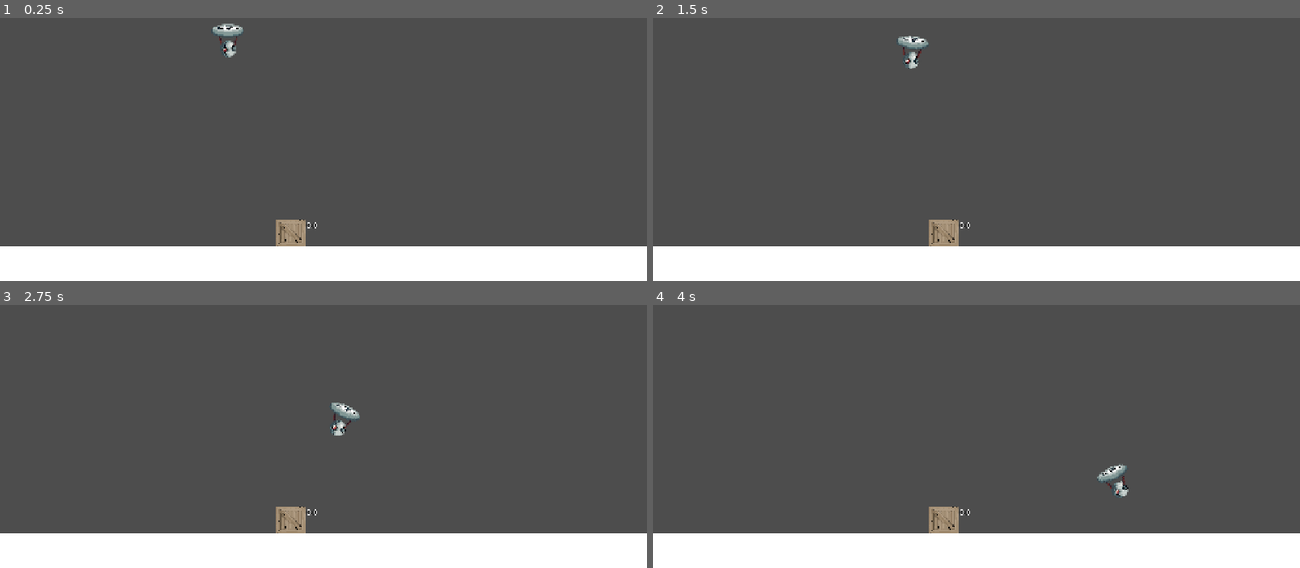
Above: before the commit, frames 1-4 (two rows, left to right).
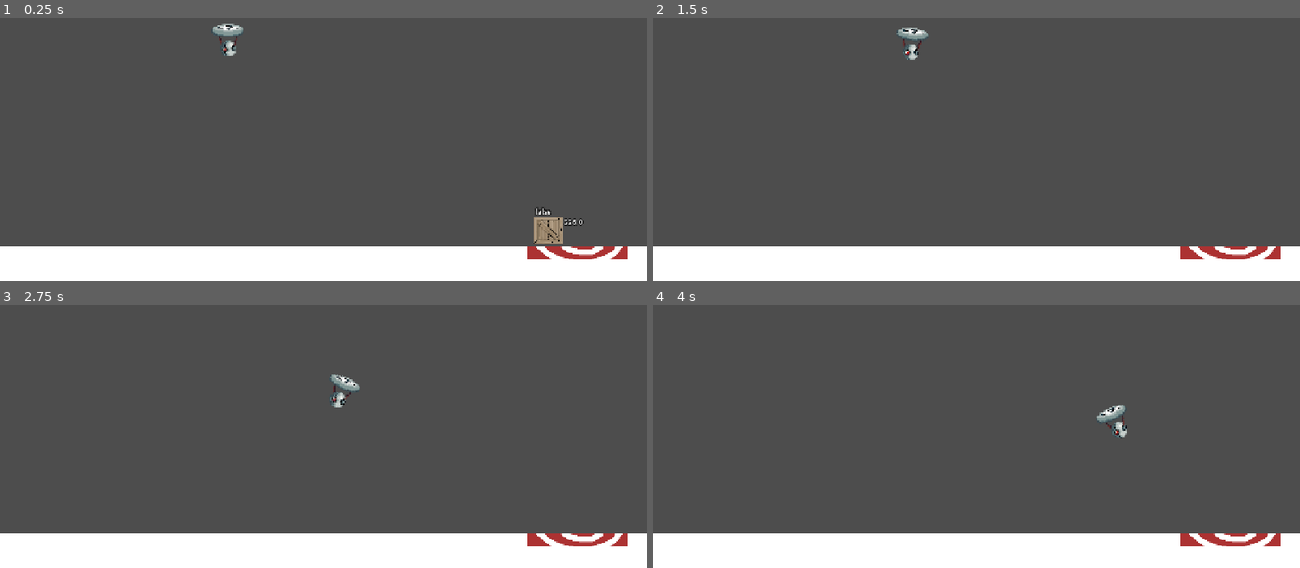
Above: after the commit, the same moments.

Repository: KurzweilTV/WinterJam2024
Game: Godot game, scene res://scenes/prototype/test_map.tscn
Two runs of this game, one before a commit and one after it. Both use one fixed random seed, a clock stepped at 60 frames per second and the inputs below.
Inputs:
- Up to frame 1 (0.25 s): no input
- Up to frame 2 (1.5 s): hold D (move_right) 0.53-1.28 s; hold Space (drop) 0.53-1.28 s; hold S (move_down) from 1.28 s (still down); tap Space (drop) at 1.35 s
- Up to frame 3 (2.75 s): release S (move_down) at 2.03 s; hold D (move_right) from 2.03 s (still down); hold Space (drop) from 2.03 s (still down)
- Up to frame 4 (4 s): release D (move_right) at 2.78 s; release Space (drop) at 2.78 s; hold W (move_up) 2.78-3.53 s; tap Space (drop) at 2.85 s; hold A (move_left) from 3.53 s (still down); hold Space (drop) from 3.53 s (still down)

The runs differ from the first frame. In frame 1, 1.6% of the frame differs, in the area x 33-97%, y 2-92%; in frame 2, 1.4%; in frame 3, 1.5%; in frame 4, 1.5%.
Error after the commit: Invalid access to property or key 'can_score' on a base object of type 'previously freed'. (res://actors/target/target.gd:20)

Commit message:
first pass of target scoring

Diff:
--- a/actors/package/package.gd
+++ b/actors/package/package.gd
@@ -1,15 +1,13 @@
 class_name Package
 extends RigidBody2D
 
-@export var weight: float = 10.0
 @onready var speedo: Label = $Label
 
 var impact_threshold = 200.0  # Minimum speed for collision
 var is_colliding = false
 var pre_impact_velocity: float = 0.0  # Velocity just before the collision
-
-func _ready() -> void:
-	mass = weight
+var can_score: bool = true
+var is_carried: bool = false
 
 func _physics_process(_delta: float) -> void:
 	speedo.text = str(round(linear_velocity.length()))  # Debug: Current speed
@@ -17,6 +15,11 @@
 	# Track the last significant velocity before collision
 	if linear_velocity.length() > 0.1:  # Ignore extremely small velocities
 		pre_impact_velocity = linear_velocity.length()
+		can_score = false
+		$CanScore.text = str(can_score)
+	else:
+		can_score = true
+		$CanScore.text = str(can_score)
 
 func _on_body_entered(body) -> void:
 	if pre_impact_velocity > impact_threshold and !is_colliding:
@@ -29,3 +32,6 @@
 func _handle_collision(collider: Object) -> void:
 	print("Handling collision with: ", collider)
 	# Add collision logic here
+
+func set_carry(carried):
+	is_carried = carried
--- a/actors/package/package.tscn
+++ b/actors/package/package.tscn
@@ -33,6 +33,15 @@
 text = "Velocity"
 label_settings = SubResource("LabelSettings_nwj4g")
 
+[node name="CanScore" type="Label" parent="."]
+texture_filter = 1
+offset_left = -26.0
+offset_top = -47.0
+offset_right = 60.0
+offset_bottom = -21.0
+text = "CanScore"
+label_settings = SubResource("LabelSettings_nwj4g")
+
 [node name="ImpactDetector" type="Area2D" parent="."]
 collision_layer = 0
 collision_mask = 3
--- a/actors/player/prototype/player.gd
+++ b/actors/player/prototype/player.gd
@@ -2,13 +2,18 @@
 
 @export var acceleration: float = 140.0
 @export var drag: float = 2.0
-@export var sink_force: float = 20.0
 @export var wind_force: Vector2 = Vector2.ZERO
 @export var max_tilt_degrees: float = 25.0
 @export var tilt_speed: float = 0.3
 
 var package: RigidBody2D = null
 var joint: DampedSpringJoint2D = null
+var base_sink_force: float = 5.0
+var sink_force: float = base_sink_force
+var carried_mass: float = 0.0 :
+	set(value):
+		carried_mass = value
+		sink_force = base_sink_force * value
 
 func _physics_process(delta: float) -> void:
 	var input_dir = Vector2.ZERO
@@ -61,9 +66,12 @@
 	joint.length = 10.0  # Adjust rope length
 	joint.stiffness = 100.0  # Adjust stiffness
 	joint.damping = 2.0  # Adjust damping
+	carried_mass = package.mass
+	package.set_carry(true)
 
 func release_package() -> void:
-	# Detach the package
+	package.set_carry(false)
+	carried_mass = 0.0
 	if joint:
 		remove_child(joint)
 		joint.queue_free()
@@ -76,5 +84,5 @@
 	if package == null and body is Package:
 		grab_package(body)
 
-func _on_pickup_range_body_exited(body: Node2D) -> void:
+func _on_pickup_range_body_exited(_body: Node2D) -> void:
 	pass
--- a/actors/player/prototype/player.tscn
+++ b/actors/player/prototype/player.tscn
@@ -1,13 +1,14 @@
-[gd_scene load_steps=5 format=3 uid="uid://chxud6mic8u42"]
+[gd_scene load_steps=6 format=3 uid="uid://chxud6mic8u42"]
 
 [ext_resource type="Script" uid="uid://c2kfpoya8wn6u" path="res://actors/player/prototype/player.gd" id="1_bsrf5"]
 [ext_resource type="Texture2D" uid="uid://d313riuowyjfw" path="res://actors/player/prototype/protoDrone.png" id="1_pgm85"]
+[ext_resource type="Texture2D" uid="uid://tu8jw5l4xabw" path="res://actors/player/prototype/ShitRope.png" id="3_x5yr3"]
 
 [sub_resource type="RectangleShape2D" id="RectangleShape2D_bsrf5"]
 size = Vector2(36, 64)
 
 [sub_resource type="RectangleShape2D" id="RectangleShape2D_x5yr3"]
-size = Vector2(36, 64)
+size = Vector2(36, 108)
 
 [node name="Player" type="CharacterBody2D"]
 texture_filter = 1
@@ -26,12 +27,19 @@
 [node name="Rope" type="Line2D" parent="."]
 physics_interpolation_mode = 1
 z_index = -1
+texture_filter = 1
+width = 5.0
+texture = ExtResource("3_x5yr3")
+joint_mode = 2
+begin_cap_mode = 2
+end_cap_mode = 2
+antialiased = true
 
 [node name="PickupRange" type="Area2D" parent="."]
 collision_layer = 0
 
 [node name="CollisionShape2D" type="CollisionShape2D" parent="PickupRange"]
-position = Vector2(0, 65)
+position = Vector2(0, 87)
 shape = SubResource("RectangleShape2D_x5yr3")
 debug_color = Color(6.73831e-07, 0.627389, 0.502336, 0.42)
 
--- /dev/null
+++ b/actors/target/target.gd
@@ -0,0 +1,25 @@
+extends Node2D
+
+var target_center: Vector2 = global_position # Center of the target
+var max_radius: float = 200.0 # Maximum radius of the target
+var max_score: int = 100 # Maximum score at the center
+var collidors = []
+
+func calculate_score(hit_position: Vector2) -> int:
+	var distance = target_center.distance_to(hit_position)
+	if distance > max_radius:
+		return 0 # No score if outside the target
+	return int(max_score * (1 - (distance / max_radius)))
+
+func _on_scoring_area_body_entered(body: Node2D) -> void:
+	if body is Package:
+		collidors.append(body)
+
+func _check_score() -> void:
+	for collidor in collidors:
+		if collidor.can_score and not collidor.is_carried:
+			print("Collidor Found: " + str(collidors[0]))
+			print(calculate_score(collidor.position))
+			collidor.queue_free()
+		else:
+			return
--- /dev/null
+++ b/actors/target/target.tscn
@@ -0,0 +1,27 @@
+[gd_scene load_steps=4 format=3 uid="uid://68yluvrhmvun"]
+
+[ext_resource type="Script" uid="uid://cltvvitp2uh05" path="res://actors/target/target.gd" id="1_v0odm"]
+[ext_resource type="Texture2D" uid="uid://cro770p32uiqc" path="res://actors/target/ProtoArt.png" id="2_r1hle"]
+
+[sub_resource type="RectangleShape2D" id="RectangleShape2D_r1hle"]
+size = Vector2(200, 6)
+
+[node name="Target" type="Node2D"]
+script = ExtResource("1_v0odm")
+
+[node name="Sprite2D" type="Sprite2D" parent="."]
+position = Vector2(0, 12)
+texture = ExtResource("2_r1hle")
+
+[node name="ScoringArea" type="Area2D" parent="."]
+collision_layer = 0
+
+[node name="CollisionShape2D" type="CollisionShape2D" parent="ScoringArea"]
+position = Vector2(0, -2)
+shape = SubResource("RectangleShape2D_r1hle")
+
+[node name="ScoreTimer" type="Timer" parent="."]
+autostart = true
+
+[connection signal="body_entered" from="ScoringArea" to="." method="_on_scoring_area_body_entered"]
+[connection signal="timeout" from="ScoreTimer" to="." method="_check_score"]
--- a/scenes/prototype/test_map.tscn
+++ b/scenes/prototype/test_map.tscn
@@ -1,10 +1,15 @@
-[gd_scene load_steps=4 format=3 uid="uid://bdu8x4i7e4oky"]
+[gd_scene load_steps=6 format=3 uid="uid://bdu8x4i7e4oky"]
 
 [ext_resource type="PackedScene" uid="uid://chxud6mic8u42" path="res://actors/player/prototype/player.tscn" id="1_5ive5"]
 [ext_resource type="PackedScene" uid="uid://bivicuqrihjn6" path="res://actors/package/package.tscn" id="2_1jiho"]
+[ext_resource type="PackedScene" uid="uid://68yluvrhmvun" path="res://actors/target/target.tscn" id="3_r0cy5"]
 
 [sub_resource type="RectangleShape2D" id="RectangleShape2D_5ive5"]
 size = Vector2(1292, 95)
+
+[sub_resource type="PhysicsMaterial" id="PhysicsMaterial_1jiho"]
+rough = true
+bounce = 0.2
 
 [node name="TestMap" type="Node2D"]
 
@@ -23,8 +28,13 @@
 offset_bottom = 552.0
 
 [node name="CollisionShape2D" type="CollisionShape2D" parent="Environment"]
+visible = false
 position = Vector2(637, 516.5)
 shape = SubResource("RectangleShape2D_5ive5")
 
 [node name="Package" parent="." instance=ExtResource("2_1jiho")]
-position = Vector2(575, 618)
+position = Vector2(1084, 590)
+physics_material_override = SubResource("PhysicsMaterial_1jiho")
+
+[node name="Target" parent="." instance=ExtResource("3_r0cy5")]
+position = Vector2(1142, 652)
Binary file added: actors/player/prototype/ShitRope.png
Not shown, added: actors/player/prototype/ShitRope.png.import
Binary file added: actors/target/ProtoArt.png
Not shown, added: actors/target/ProtoArt.png.import
Not shown, added: actors/target/target.gd.uid
